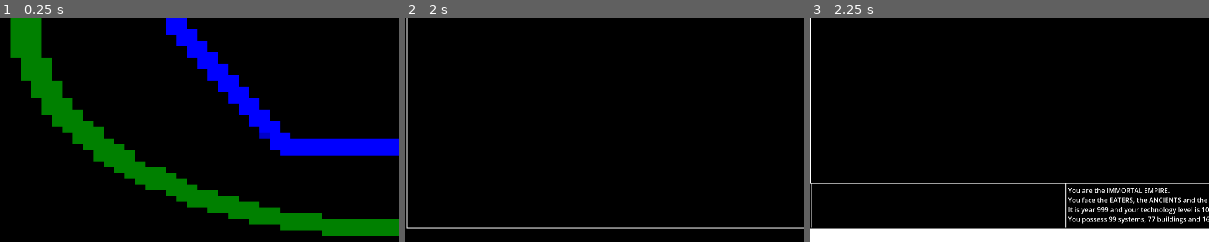
Above: before the commit, frames 1-3 (left to right).
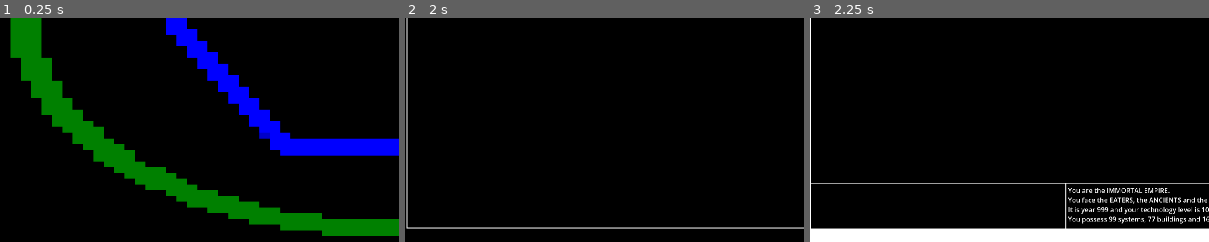
Above: after the commit, the same moments.

Repository: snhumphr/starpath
Game: Godot game, scene res://scenes/main_menu.tscn
Same seed, same stepped clock (60 frames per second), same inputs: the game is played once before the commit and once after it.
Inputs (mouse positions are % of the whole screen's width and height, from its top left):
- Up to frame 1 (0.25 s): no input
- Up to frame 2 (2 s): click (46, 47) at 0.52 s; type "12" at 0.6 s; click (88, 49) at 0.75 s; type "12" at 0.83 s; click "HOST LOBBY" at 1.25 s
- Up to frame 3 (2.25 s): click "START LOBBY" at 2 s
The pictures show only the part of the screen within x 0-50%, y 50-100%; the shares and areas given below are measured in that part.

Frames 1-2 are identical in both runs. In frame 3, 0.1% of the frame differs, in the area x 0-65%, y 73-95%.
Error in both runs: Out of bounds get index '0' (on base: 'PackedStringArray') (res://scripts/main_menu.gd:26)

Commit message:
More screen resolution UI fiddling

Diff:
--- a/scenes/game.tscn
+++ b/scenes/game.tscn
@@ -17,13 +17,22 @@
 content_margin_bottom = 0.0
 color = Color(1, 1, 1, 0)
 
-[sub_resource type="StyleBoxLine" id="StyleBoxLine_7jktm"]
+[sub_resource type="StyleBoxLine" id="StyleBoxLine_0tnpc"]
 content_margin_left = 0.0
-content_margin_top = 4.0
-content_margin_right = 0.0
+content_margin_right = 3.0
 content_margin_bottom = 4.0
 color = Color(1, 1, 1, 1)
 grow_begin = 6.0
+grow_end = 11.0
+thickness = 2
+vertical = true
+
+[sub_resource type="StyleBoxLine" id="StyleBoxLine_7jktm"]
+content_margin_left = 0.0
+content_margin_right = 0.0
+color = Color(1, 1, 1, 1)
+grow_begin = 5.0
+grow_end = 20.0
 thickness = 2
 vertical = true
 
@@ -135,7 +144,7 @@
 
 [node name="VSeparator2" type="VSeparator" parent="GameBox/BottomBar" unique_id=979287406]
 layout_mode = 2
-theme_override_styles/separator = SubResource("StyleBoxLine_7jktm")
+theme_override_styles/separator = SubResource("StyleBoxLine_0tnpc")
 
 [node name="LeftDesc" type="Label" parent="GameBox/BottomBar" unique_id=1178131268]
 custom_minimum_size = Vector2(600, 0)
